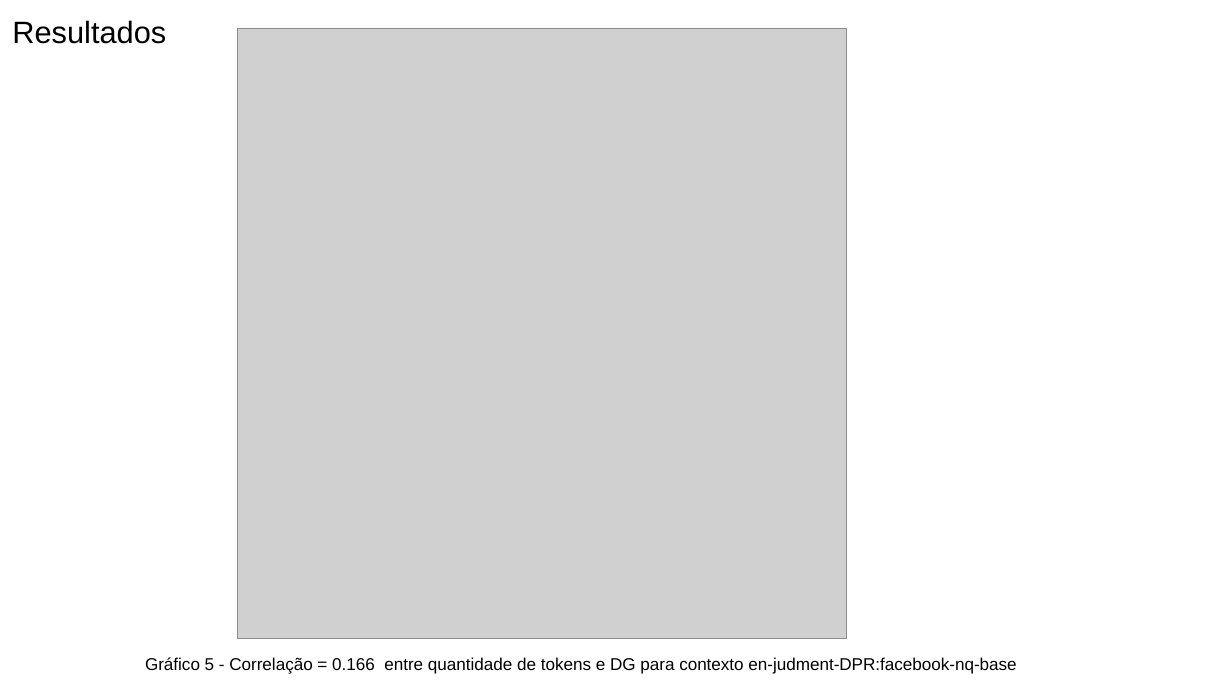
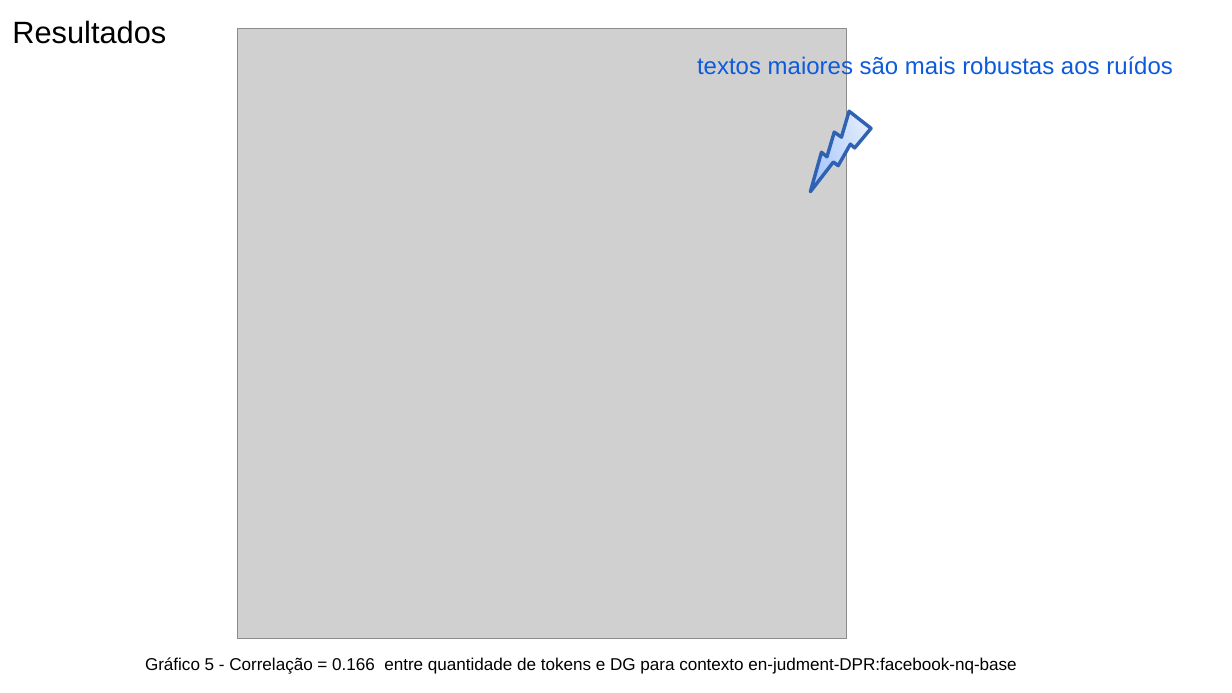
Before and after one commit to leonardo3108/robustez-query, a slide deck: slide 11 of docs/presentations/Apresentação final - 20211209.pptx (slide 8 before the commit). Drawn at 1232x693 pixels with LibreOffice and Linux fonts; fonts in the diff are those of the drawing; grey boxes stand for pictures. Boxes give left, top, right and bottom in pixels: in the first picture for what was removed or moved away, otherwise in the second. Text is boxed around its words. In the diff, an @@ line names an element or a change of style, - is before the commit and + after.

```diff
--- a/docs/presentations/Apresentação final - 20211209.pptx
+++ b/docs/presentations/Apresentação final - 20211209.pptx
@@ text added at box(697, 55, 1173, 80), 14 pt, text #0D5BDC @@
+textos maiores são mais robustas aos ruídos
@@ lightning bolt added at box(789, 106, 884, 192), fill gradient #F6F9FE to #AAC8FA to #C6DAFC, outline #3162B5 2 pt @@
```
Also in this commit, not shown: 6 other slides changed, 3 slides added.
